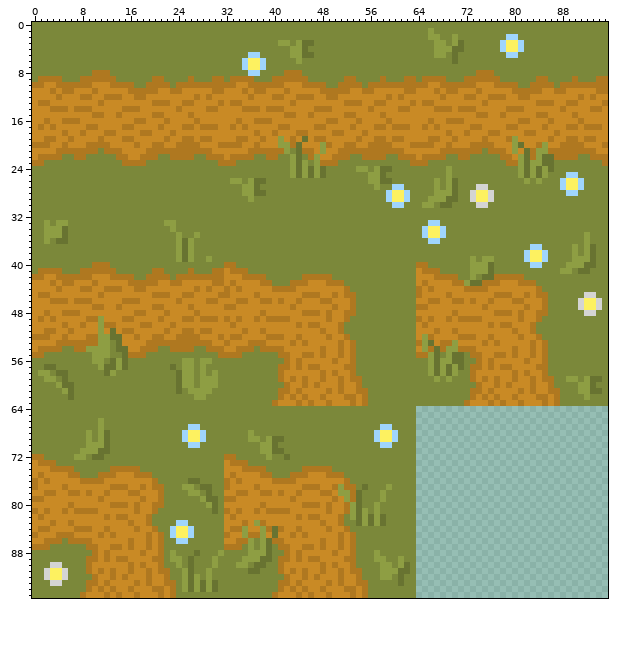
Sprite sheet, stored at grasspaths.png. The picture above is the old version.
The file is 96x96 pixels. Colours within 5 levels of each other are drawn and written as one.
New version:
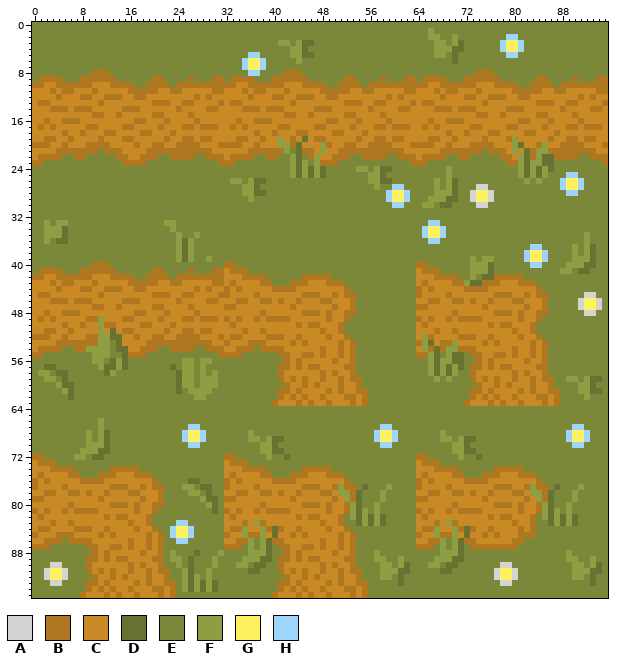
Palette (. is transparent): A #d4d4d3  B #af7820  C #c98a25  D #687331  E #7b883a  F #8e9e43  G #fdf160  H #9fd5fd
Difference:
Changed rows in their new state; - is an unchanged pixel.
first column x 64:
64 EEEEEEEEEEEEEEEEEEEEEEEEEEEEEEEE
65 EEEEEEEEEEEEEEEEEEEEEEEEEEEEEEEE
66 EEEEEEEEEEEEEEEEEEEEEEEEEEEEEEEE
67 EEEEEEEEEEEEEEEEEEEEEEEEEEHHEEEE
68 EEEEFEEEEEEEEEEEEEEEEEEEEHGGHEEE
69 EEEEFFEFDDEEEEEEEEEEEEEEEHGGHEEE
70 EEEEEEFFDEEEEEEEEEEEEEEEEEHHEEEE
71 EEEEEEFFDDEEEEEEEEEEEEEEEEEEEEEE
72 BBEEEEEFEEDEEEEEEEEEEEEEEEEEEEEE
73 CBBBEEEEEEEEEEEEEEEEEEEEEEEEEEEE
74 CCCBBBBEEEEEEBBBBBEEEEEEEEEEEEEE
75 CBCCCCBBEEEBBBCCCBBBEEEEEEEEEEEE
76 BCBCCCCCBBBBCCCCCCCCBEEEEEEEEEEE
77 BCCCCBCCCCCCCBBBCCBFBBEDEEEFEEEE
78 CCBBCCBBCBCCBCCCBBCFFBDEEEFEEEEE
79 BBCCCCCCCCCBCCCCCCBCFBDEEEFEEEEE
80 CCCCCCBCCCCCCBBBCBCCBFDEEFEEEEEE
81 BCBCCBCBBBBCCCCCCBCCBFDFEFEEEEEE
82 CBCCCCCCCCCCBCBBCCCBEFDFDFDEEEEE
83 CCCBCFBCCCCCCCCCBCCBEEDFDFDEEEEE
84 CBBFCCFBDBCCBCCCCBCBEEEEEEEEEEEE
85 BCCFBBFCDCCBCBCCCBBBEEEEEEEEEEEE
86 CCBBFEFDBBCCCCCCBBEEEEEEEEEEEEEE
87 BBBEFEFDEBBBBBBBBEEEEEEEEEEEEEEE
88 EEEEFFFDEEEEEEEEEEEEEEEEEFEEEEEE
89 EEEFFFDDEEEEEEEEEEEEEEEEEFFEEFEE
90 EEFFEDDEEEEEEEAAEEEEEEEEEEFFEFDE
91 EEEEDDEEEEEEEAGGAEEEEEEEEEFFFDDE
92 EEEEEEEEEEEEEAGGAEEEEEEEEEFFEDEE
93 EEEEEEEEEEEEEEAAEEEEEEEEEEEEEDEE
94 EEEEEEEEEEEEEEEEEEEEEEEEEEEEEEEE
95 EEEEEEEEEEEEEEEEEEEEEEEEEEEEEEEE
Changed places in both pictures, as pixel boxes (x1, y1, x2, y2):
added: (416, 406, 608, 598)
